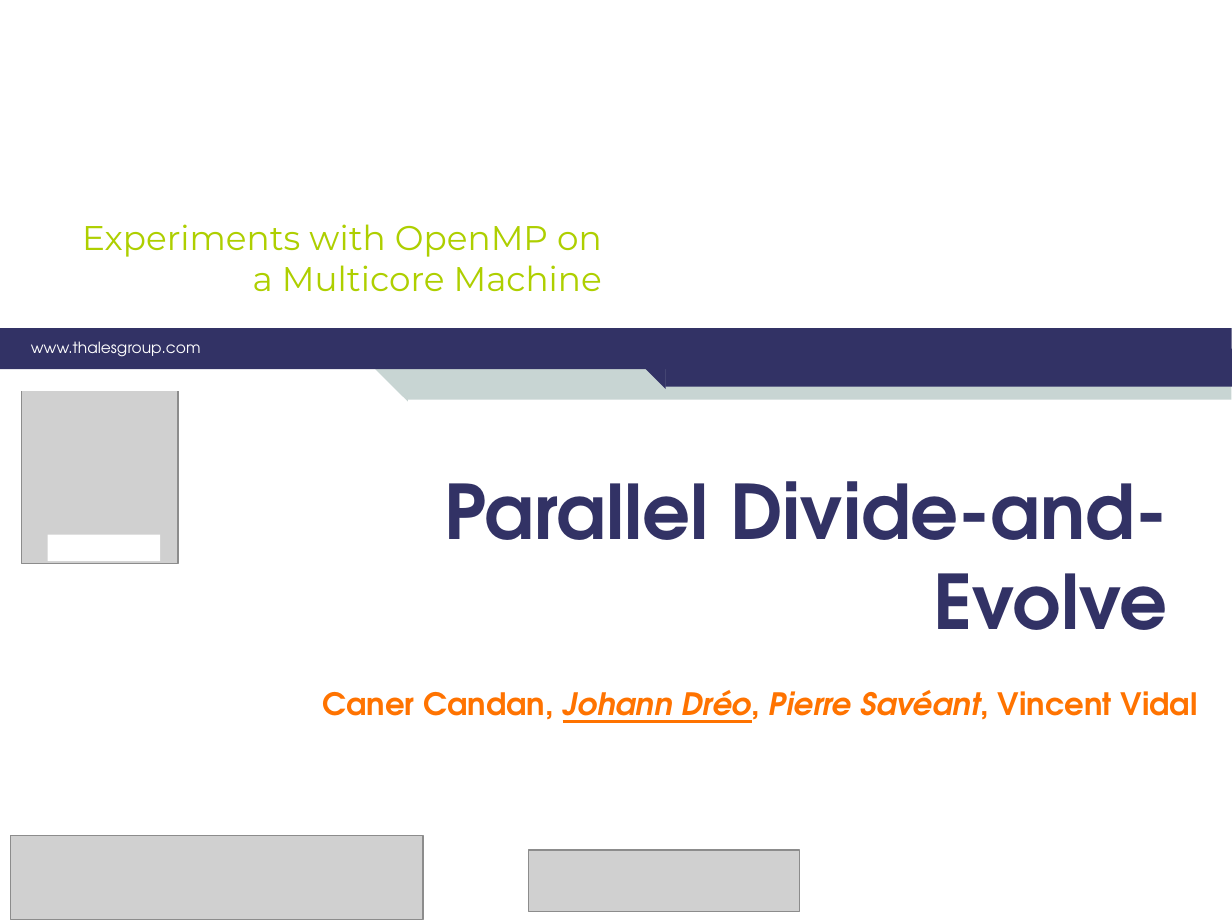
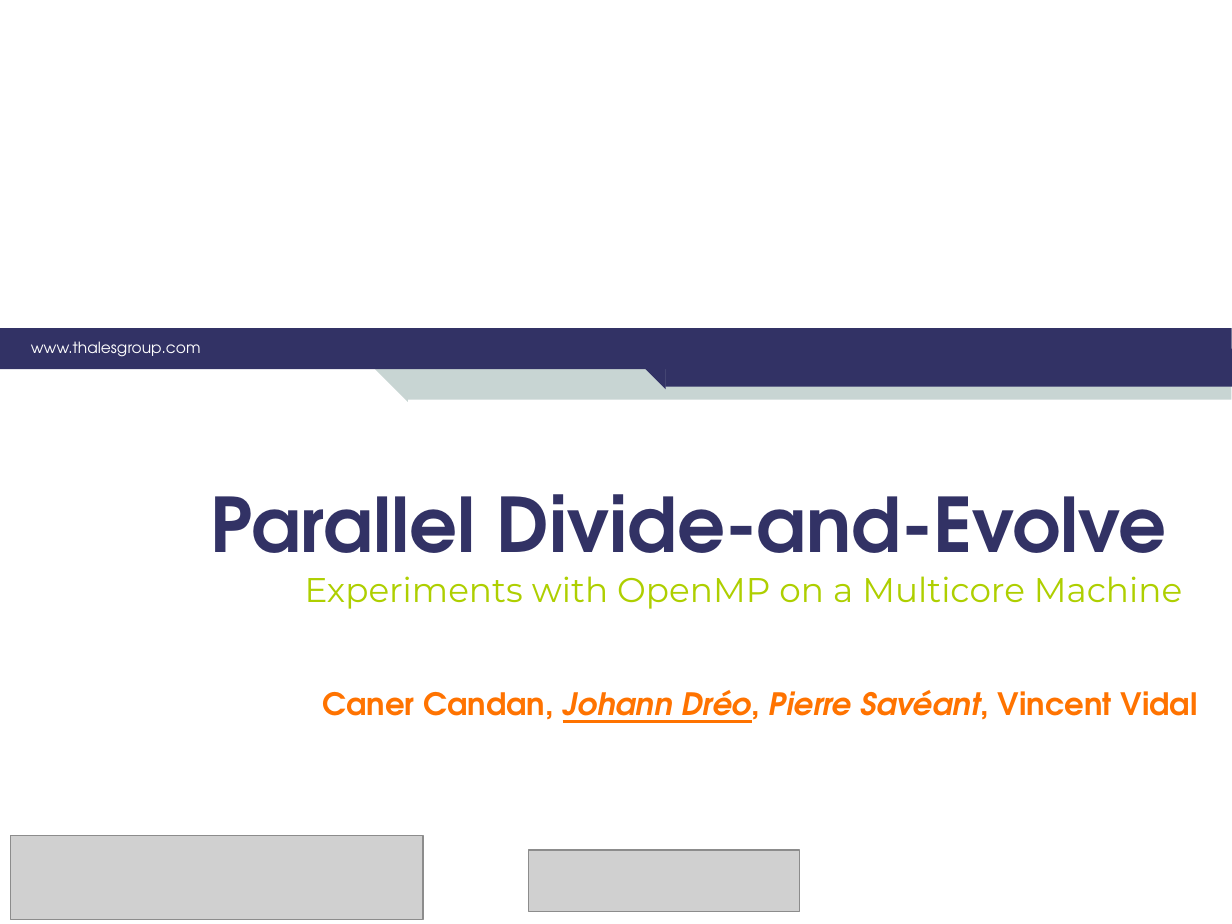
Before and after one commit to nojhan/descarwin, a slide deck: slide 1 of papers/GECCO2011/dae_mt/Candan-Dreo-Saveant-Vidal_Parallel-Divide-and-Evolve_GECCO-2011.ppt. Drawn at 1232x924 pixels with LibreOffice and Linux fonts; fonts in the diff are those of the drawing; grey boxes stand for pictures; background and template pictures are left out. Boxes give left, top, right and bottom in pixels: in the first picture for what was removed or moved away, otherwise in the second. Text is boxed around its words. In the diff, an @@ line names an element or a change of style, - is before the commit and + after.

```diff
--- a/papers/GECCO2011/dae_mt/Candan-Dreo-Saveant-Vidal_Parallel-Divide-and-Evolve_GECCO-2011.ppt
+++ b/papers/GECCO2011/dae_mt/Candan-Dreo-Saveant-Vidal_Parallel-Divide-and-Evolve_GECCO-2011.ppt
@@ rectangle removed at [15,384,187,391] @@
@@ picture removed at [21,389,177,564] @@
@@ text "Parallel Divide-and-Evolve" rewrapped from [444,481,1167,630] to [210,494,1166,583] @@
@@ rectangle removed at [48,535,160,562] @@
@@ text "Experiments with OpenMP on a ..." rewrapped from [82,224,602,291] to [305,576,1182,609] @@
```
Also in this commit, not shown: 9 other slides changed.
